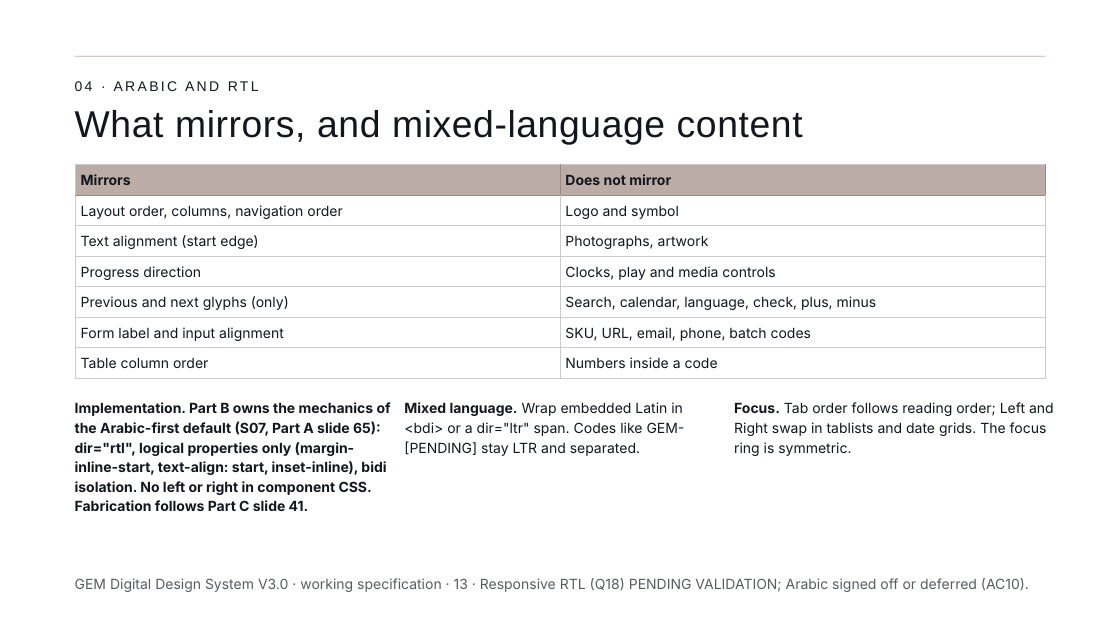
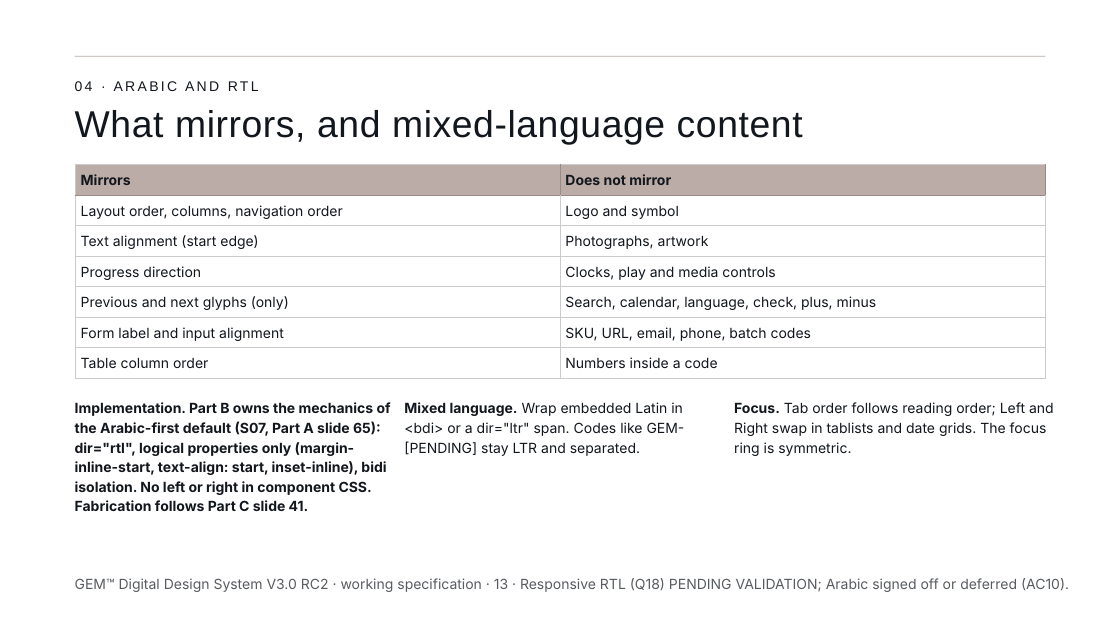
Before and after one commit to mashaelalh/GEM, a slide deck: slide 13 of PartB_RC2/01_source/B-RC2.pptx. Drawn at 1120x630 pixels with LibreOffice and Linux fonts; fonts in the diff are those of the drawing. Boxes give left, top, right and bottom in pixels: in the first picture for what was removed or moved away, otherwise in the second. Text is boxed around its words. In the diff, an @@ line names an element or a change of style, - is before the commit and + after.

```diff
--- a/PartB_RC2/01_source/B-RC2.pptx
+++ b/PartB_RC2/01_source/B-RC2.pptx
@@ text at (x1=75, y1=578, x2=1069, y2=592): text changed @@
-GEM Digital Design System V3.0 · working specification · 13 · Responsive RTL (Q18) PENDING VALIDATION; Arabic signed off or deferred (AC10).
+GEM™ Digital Design System V3.0 RC2 · working specification · 13 · Responsive RTL (Q18) PENDING VALIDATION; Arabic signed off or deferred (AC10).
```
Also in this commit, not shown: 33 other slides changed.
